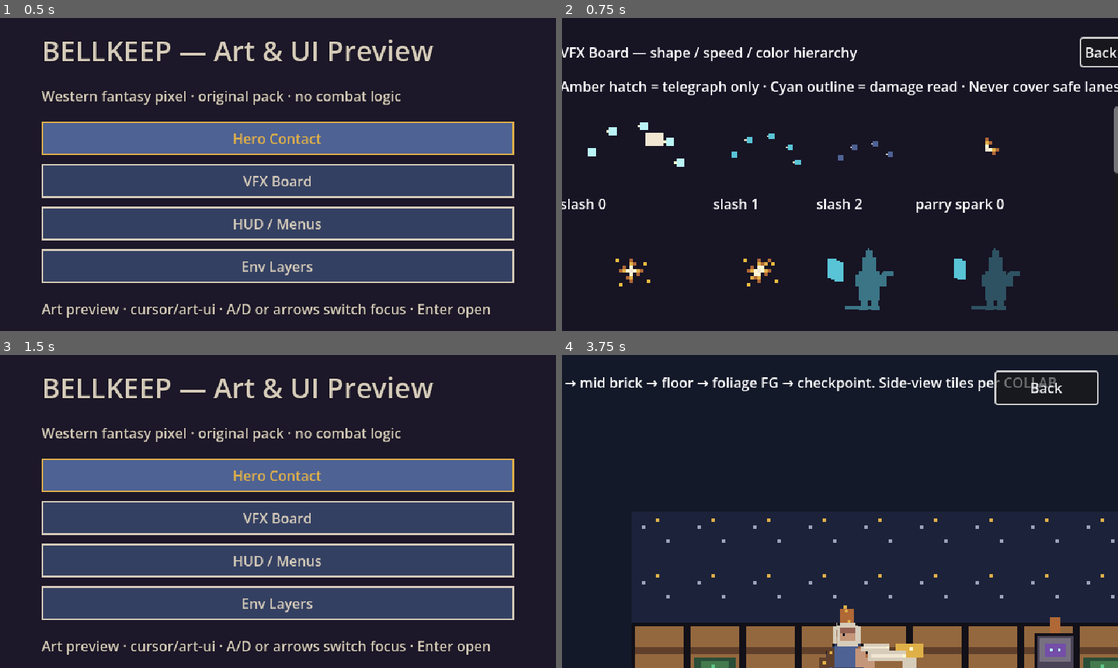
Above: before the commit, frames 1-4 (two rows, left to right).
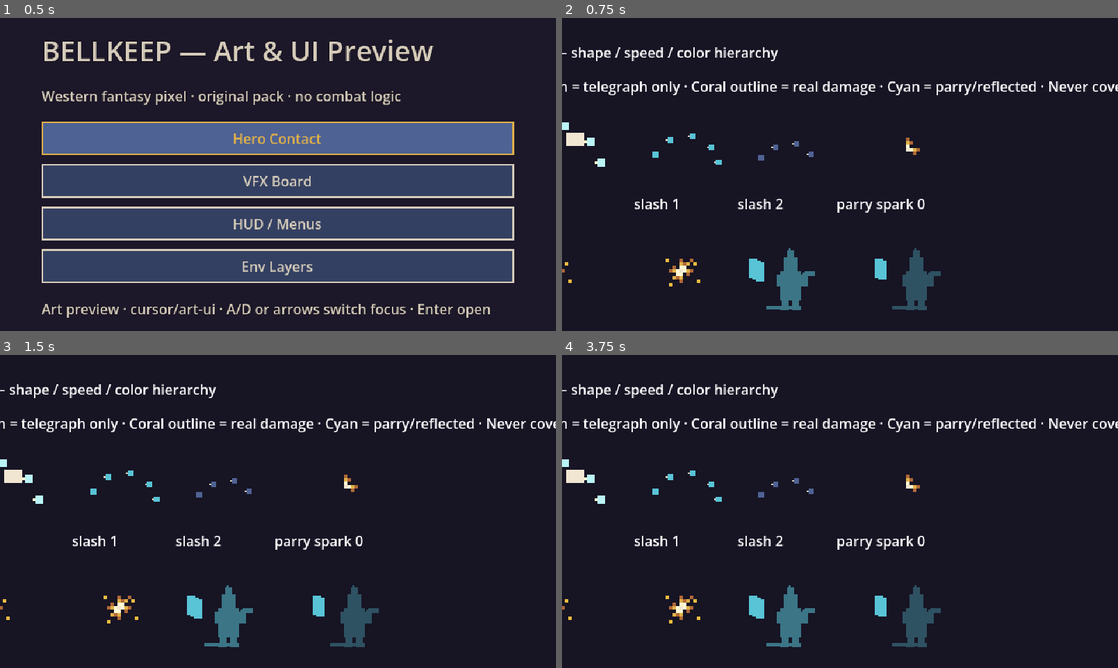
Above: after the commit, the same moments.

Repository: yosemitezz/AIgame-by-ncu
Game: Godot game, scene res://scenes/showcase_hub.tscn
The game is run twice, just before and just after one commit, with the same random seed, the same clock (stepped at 60 frames per second) and the same inputs. This scene is started directly instead of the project's main scene.
Inputs (mouse positions are in pixels of both pictures, inside the frame that each line leads up to):
- Up to frame 1 (0.5 s): no input
- Up to frame 2 (0.75 s): click "VFX Board" at 0.5 s
- Up to frame 3 (1.5 s): click (539, 389) at 1.25 s, where only the run before the commit has a clickable "Back"
- Up to frame 4 (3.75 s): click (840, 473) at 2 s, where only the run before the commit has a clickable "Hero Contact"; click (1045, 389) at 2.75 s, where only the run before the commit has a clickable "Back"; click (840, 602) at 3.5 s, where only the run before the commit has a clickable "Env Layers"

Frame 1 is identical in both runs. In frame 2, 9.1% of the frame differs, in the area x 0-100%, y 6-94%; in frame 3, 43%, in the area x 0-100%, y 6-96%; in frame 4, 17%.

Commit message:
Make real damage zones coral so cyan stays parry-only
damage_arcane.png was cyan, which the art/UI contract reserves for parry and reflected shots. Zone art is now coral #ef7678; telegraph stays amber. VFX board legend updated. Presentation only.

Diff:
--- a/scripts/art/showcase_vfx.gd
+++ b/scripts/art/showcase_vfx.gd
@@ -20,7 +20,7 @@
 		get_tree().change_scene_to_file("res://scenes/showcase_hub.tscn")
 	)
 	_back.grab_focus()
-	_legend.text = "Amber hatch = telegraph only · Cyan outline = damage read · Never cover safe lanes"
+	_legend.text = "Amber hatch = telegraph only · Coral outline = real damage · Cyan = parry/reflected · Never cover safe lanes"
 	for group in GROUPS:
 		for i in group["count"]:
 			var tex_path := "res://assets/vfx/%s/%s_%d.png" % [group["folder"], group["prefix"], i]
Binary file changed: assets/previews/palette.png
Binary file changed: assets/previews/vfx_contact_sheet.png
Binary file changed: assets/vfx/zones/damage_arcane.png
Not shown, changed: tools/art/generate_pixel_pack.py
